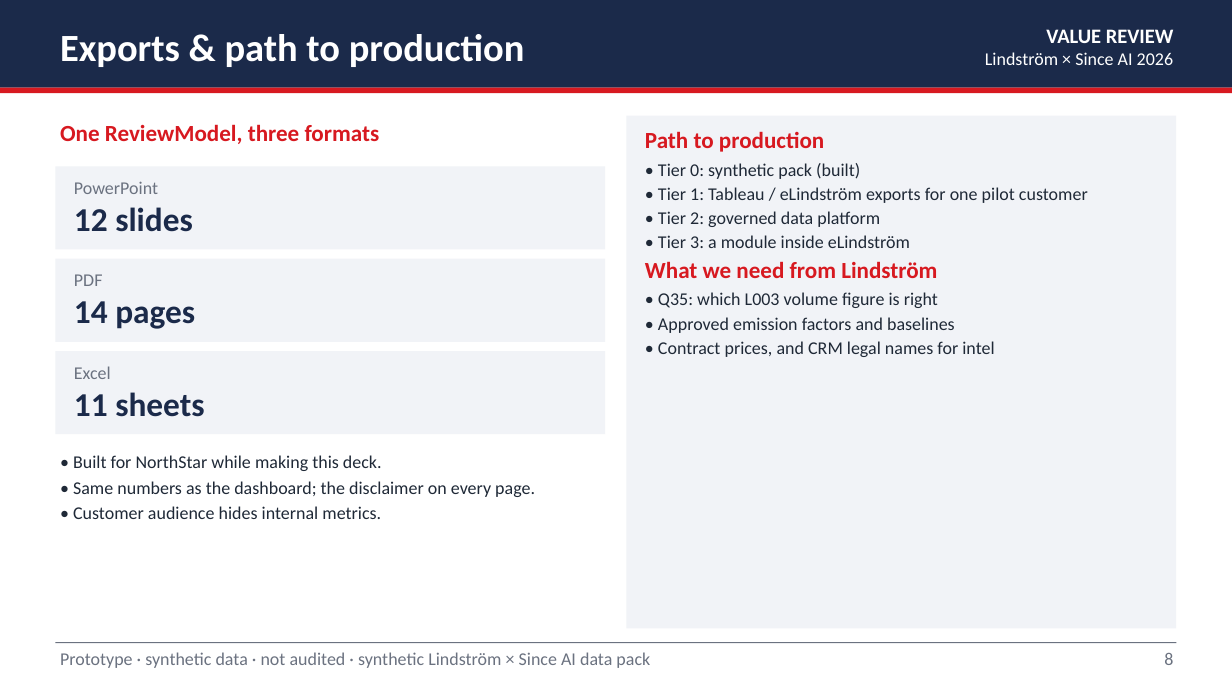
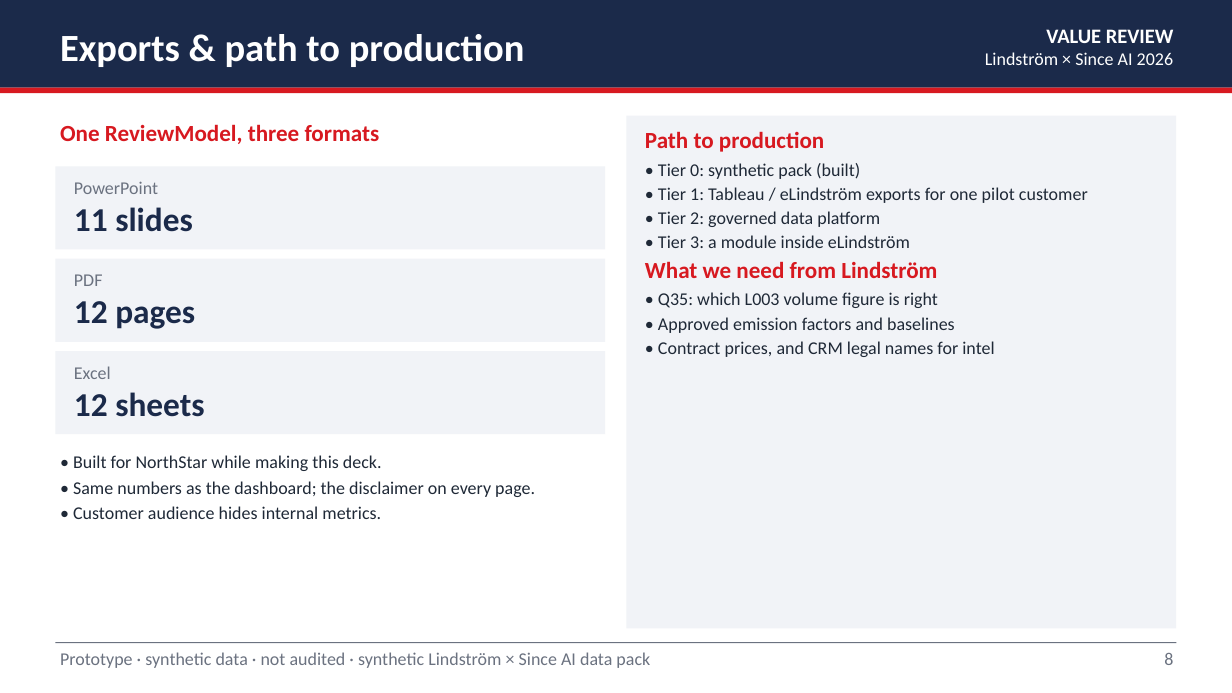
Before and after one commit to SyedSarimMahmood727460/SinceAI_Lindstrom, a slide deck: slide 8 of docs/pitch/ValueReview_pitch.pptx. Drawn at 1232x693 pixels with LibreOffice and Linux fonts; fonts in the diff are those of the drawing. Boxes give left, top, right and bottom in pixels: in the first picture for what was removed or moved away, otherwise in the second. Text is boxed around its words. In the diff, an @@ line names an element or a change of style, - is before the commit and + after.

```diff
--- a/docs/pitch/ValueReview_pitch.pptx
+++ b/docs/pitch/ValueReview_pitch.pptx
@@ text at box(74, 207, 193, 232): text changed @@
-12 slides
+11 slides
@@ text at box(74, 301, 195, 329): text changed @@
-14 pages
+12 pages
@@ text at box(74, 392, 204, 417): text changed @@
-11 sheets
+12 sheets
```
Also in this commit, not shown: 2 other slides changed, 4 other files.
